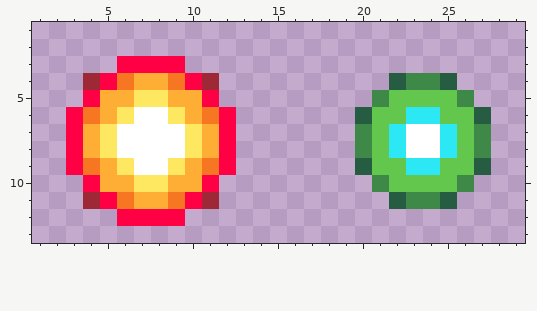
Two versions of one pixel-art sprite, img/ball.png. This is how it looked before the edit.
The file is 32x32 pixels. Shown: x 1..29, y 1..13.
And afterwards:
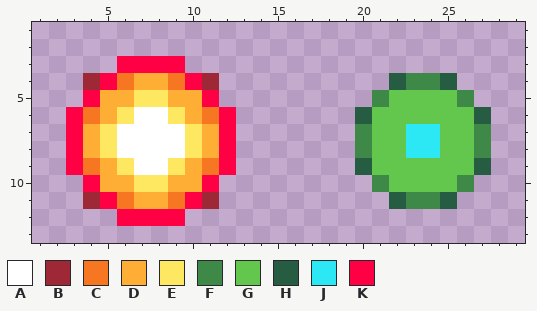
Palette (. is transparent): A #ffffff  B #9e2835  C #f77622  D #feae34  E #fee761  F #3e8948  G #63c74d  H #265c42  J #2ce8f5  K #ff0044
The edit:
y 6: x 23..24 JJ -> GG
y 7..8: x 22..25 JAAJ -> GJJG
y 9: x 23..24 JJ -> GG
